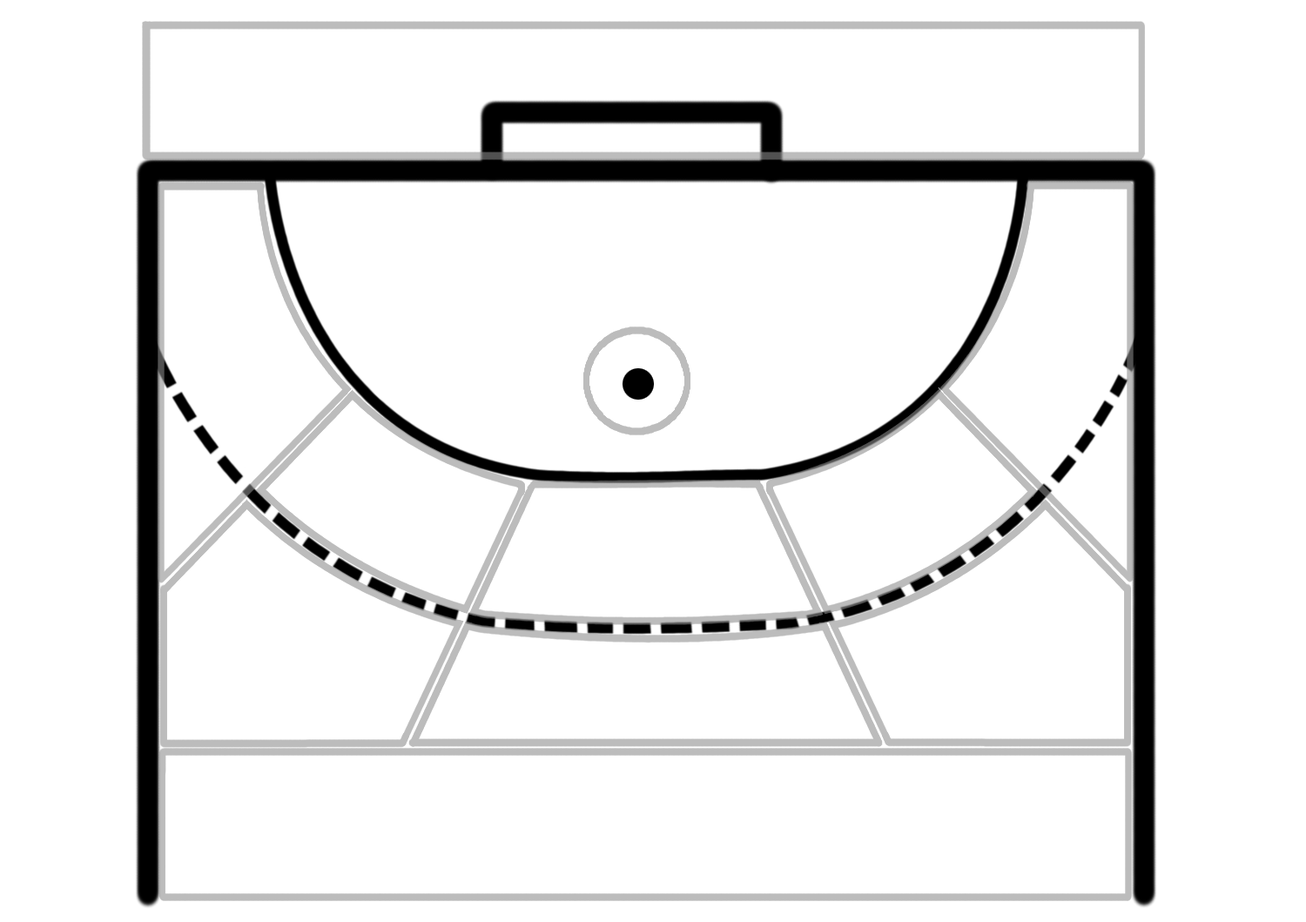
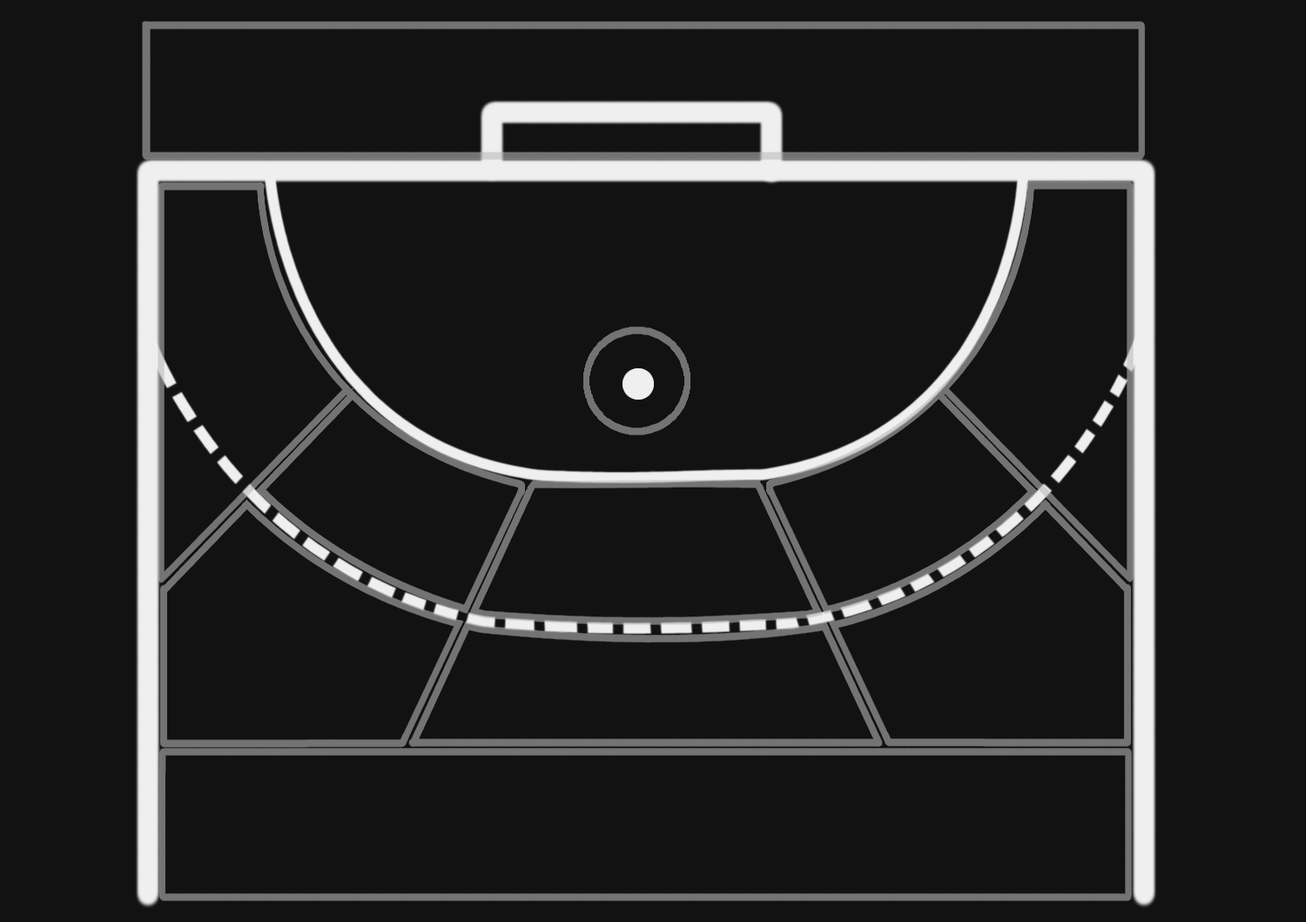
Before/after of a 1306x922 layered artwork. What changed in the layer stack:
added layer "dark-posicion-campo" (58%) above "posicion-campo" over [141, 13, 1149, 901]
renamed "zonas de control" to "posicion-campo", hid it over [141, 13, 1149, 901]
added layer "dark-borde-terreno" above "borde-terreno" over [134, 99, 1157, 909]
renamed "borde terreno" to "borde-terreno", hid it over [134, 99, 1157, 909]
added layer "dark-lineas-de-gol" above "lineas-de-gol" over [141, 167, 1150, 636]
renamed "lineas de gol" to "lineas-de-gol", hid it over [141, 167, 1150, 636]
added layer "dark-background" above "background" over [0, 0, 1306, 922]
renamed "Background" to "background", hid it over [0, 0, 1306, 922]
